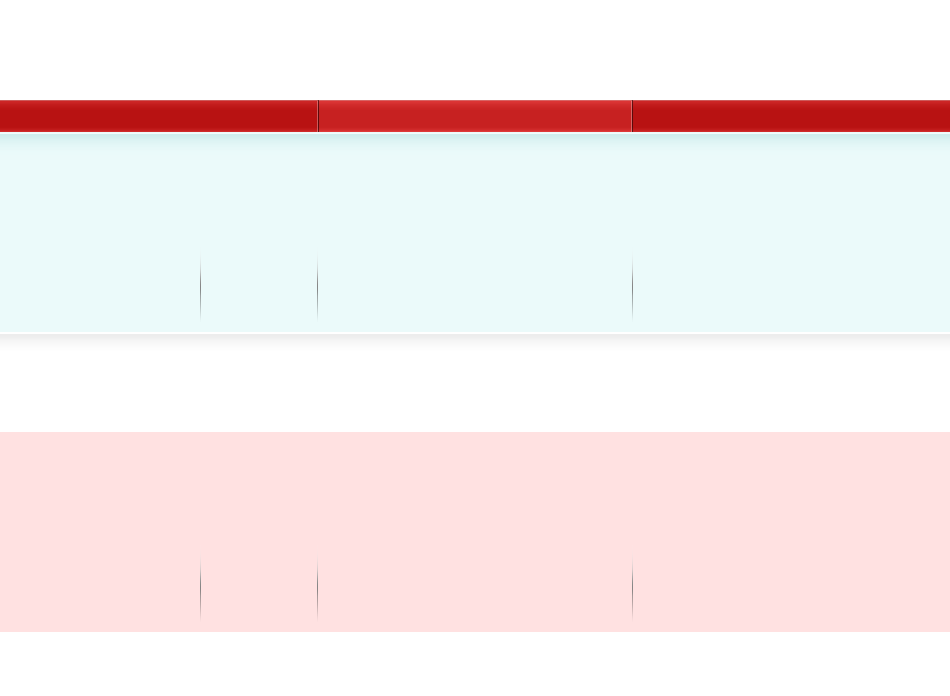
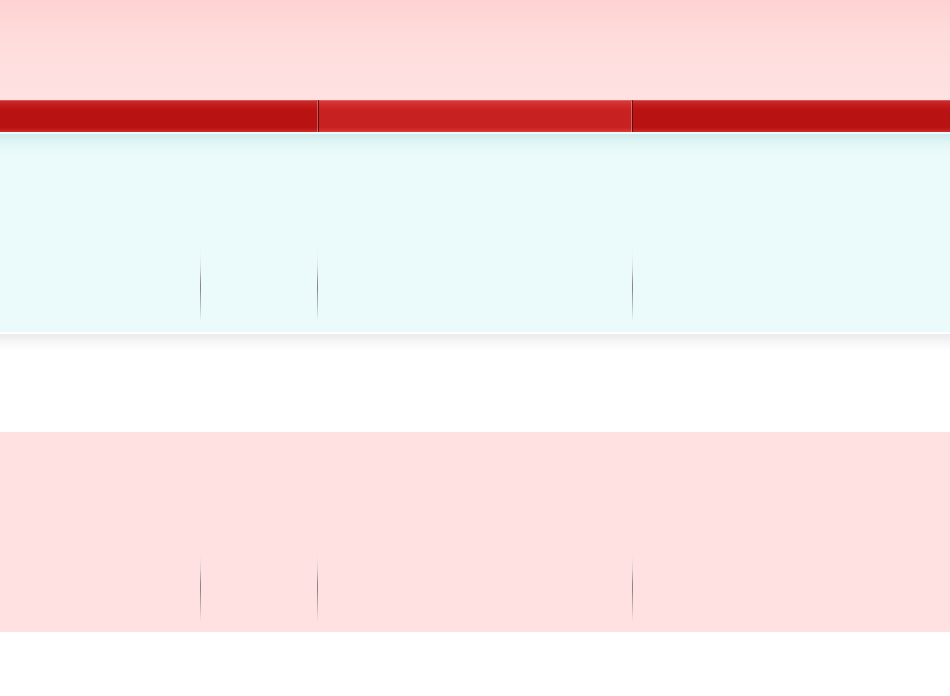
Layers edited between the first and the second 950x696 image:
painted on "header" over left=0, top=0, right=950, bottom=100
